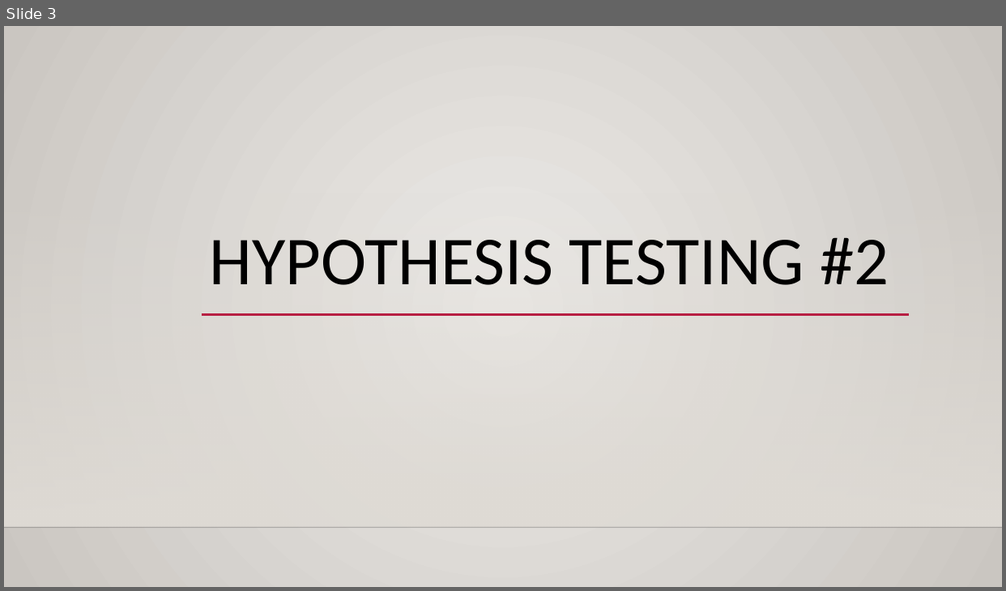
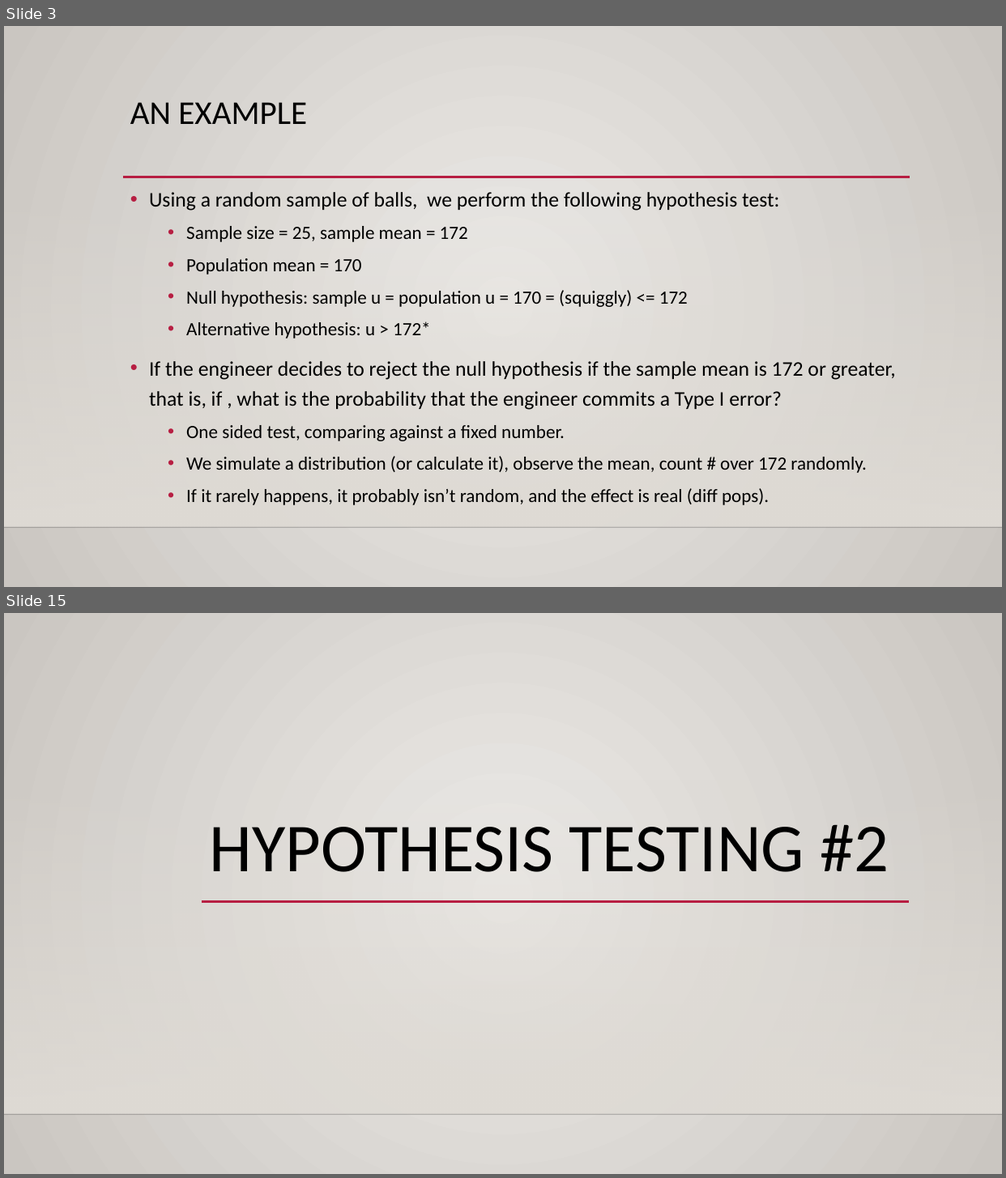
Before and after one commit to AkeemSemperDataScience/Basic_Stats_in_Python_Student_Repository, a slide deck: reference_material/slides/hyp_test_2_power.pptx. Shown one above the other, each under a label of ours: slide 3 before the commit, slides 3 and 15 after it; the slides between them are not shown. The pictures are 1006x591 and 1006x1178 pixels, drawn with LibreOffice and Linux fonts; fonts in the diff are those of the drawing; background and template pictures are left out. Boxes give left, top, right and bottom in pixels: in the first picture for what was removed or moved away, otherwise in the second. Text is boxed around its words. In the diff, an @@ line names an element or a change of style, - is before the commit and + after.

```diff
--- a/reference_material/slides/hyp_test_2_power.pptx
+++ b/reference_material/slides/hyp_test_2_power.pptx
@@ slide 3 added at [4, 26, 1002, 587], background gradient #ECEAE7 to #CAC7C1; not listed: 2 template elements that a slide beside it also shows @@
@@ title added at [130, 102, 307, 124], 32 pt, text #000000 @@
+AN EXAMPLE
@@ line added from (123, 177) to (910, 177), #B71E42 2.5 pt @@
@@ text added at [149, 192, 896, 506], 18 pt, text #000000 @@
+• Using a random sample of balls, we perform the following hypothesis test:
+  • Sample size = 25, sample mean = 172
+  • Population mean = 170
+  • Null hypothesis: sample u = population u = 170 = (squiggly) <= 172
+  • Alternative hypothesis: u > 172*
+• If the engineer decides to reject the null hypothesis if the sample mean is 172 or greater, that is, if , what is the probability that the engineer commits a Type I error?
+  • One sided test, comparing against a fixed number.
+  • We simulate a distribution (or calculate it), observe the mean, count # over 172 randomly.
+  • If it rarely happens, it probably isn’t random, and the effect is real (diff pops).
@@ what was slide 3 is now slide 15 @@
```
Also in this commit, not shown: 1 slide changed, 11 other slides added, 3 other files.
